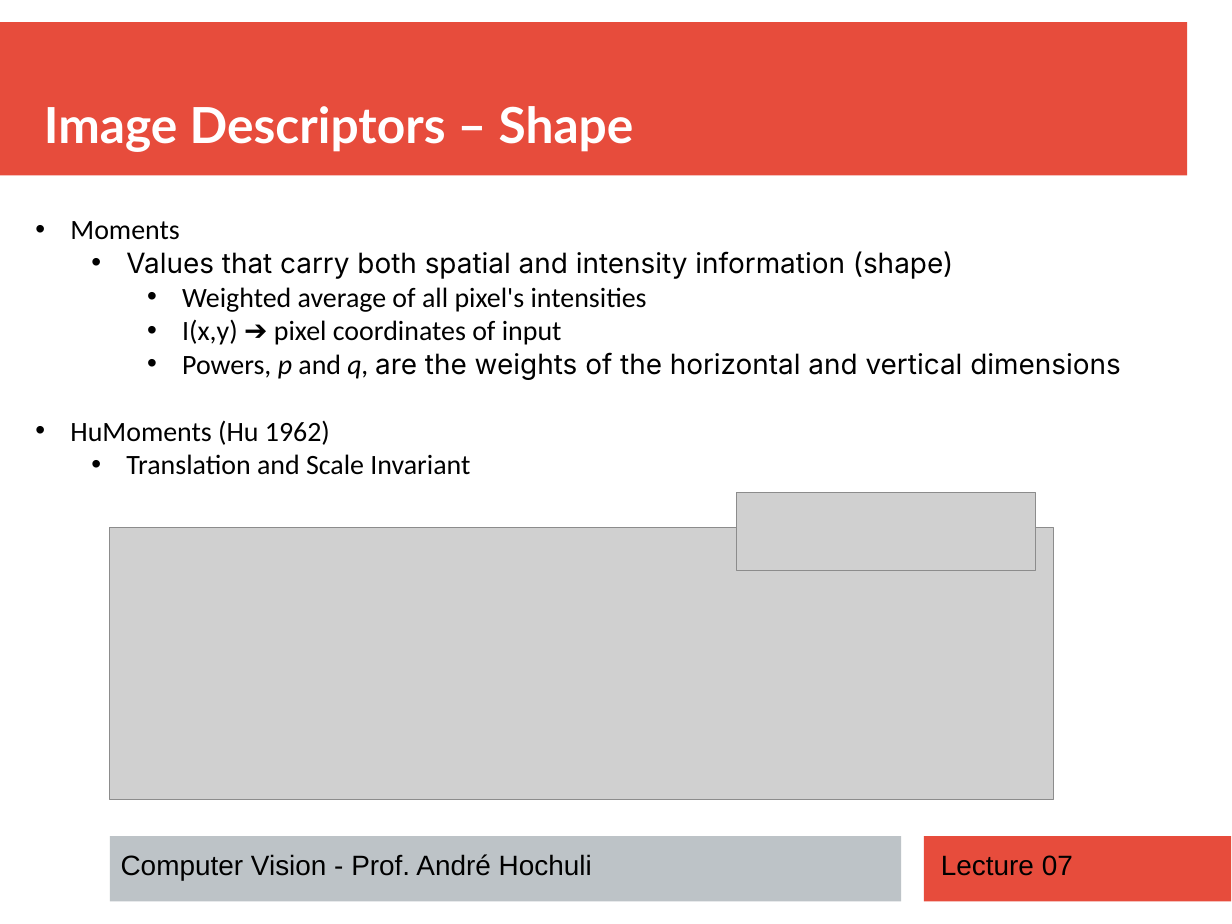
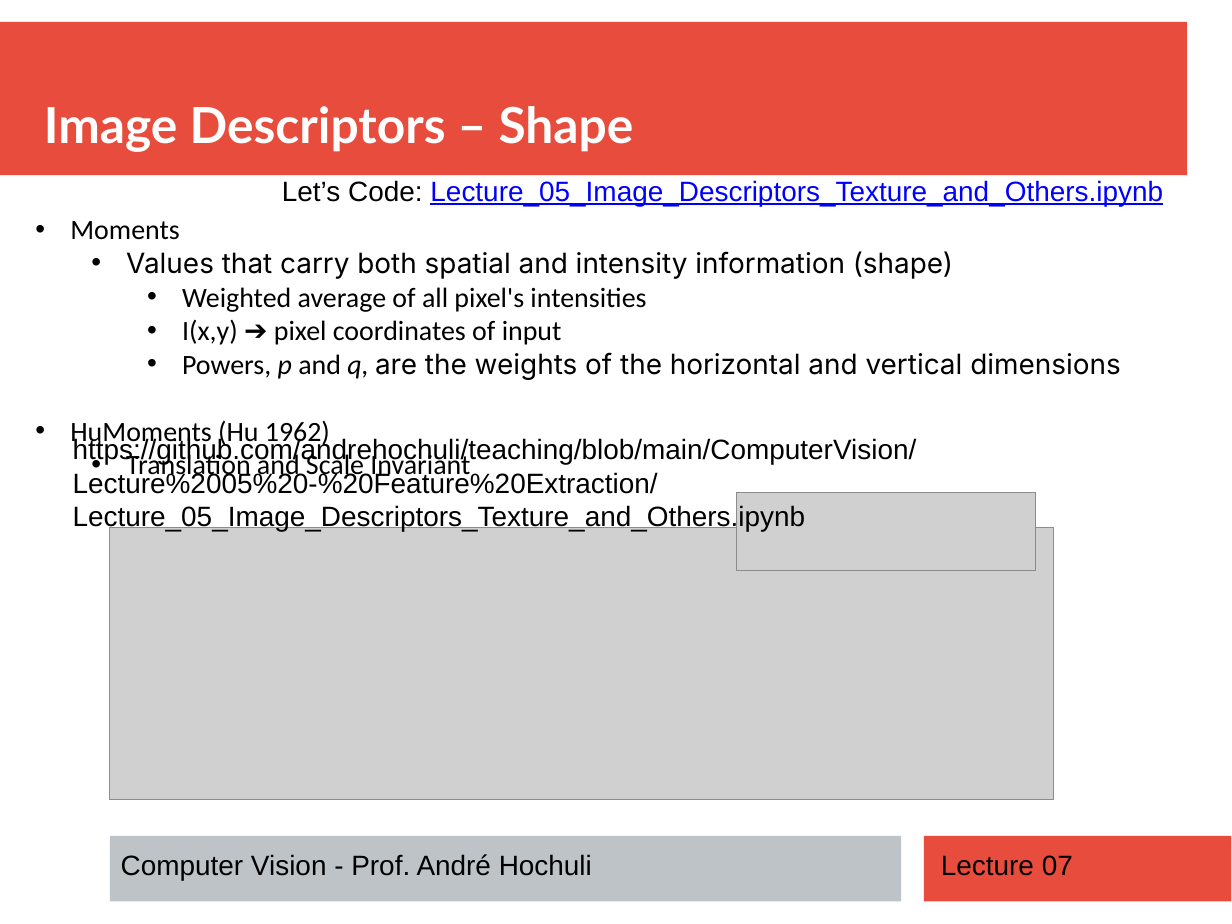
Before and after one commit to andrehochuli/teaching, a slide deck: slide 22 of ComputerVision/Lecture 05 - Feature Extraction/Lecture 05 - Feature Extraction.pptx. Drawn at 1232x924 pixels with LibreOffice and Linux fonts; fonts in the diff are those of the drawing; grey boxes stand for pictures. Boxes give left, top, right and bottom in pixels: in the first picture for what was removed or moved away, otherwise in the second. Text is boxed around its words. In the diff, an @@ line names an element or a change of style, - is before the commit and + after.

```diff
--- a/ComputerVision/Lecture 05 - Feature Extraction/Lecture 05 - Feature Extraction.pptx
+++ b/ComputerVision/Lecture 05 - Feature Extraction/Lecture 05 - Feature Extraction.pptx
@@ text "Moments" rewrapped from <box>70,221,1121,475</box> to <box>70,221,1121,481</box> @@
@@ text added at <box>282,180,1163,206</box>, 18 pt, text #0000FF, underline @@
+Let’s Code: Lecture_05_Image_Descriptors_Texture_and_Others.ipynb
@@ text added at <box>73,437,917,531</box>, 18 pt, text #000000 @@
+https://github.com/andrehochuli/teaching/blob/main/ComputerVision/Lecture%2005%20-%20Feature%20Extraction/Lecture_05_Image_Descriptors_Texture_and_Others.ipynb
```
Also in this commit, not shown: 5 other slides changed, 1 slide removed, 1 other file.
